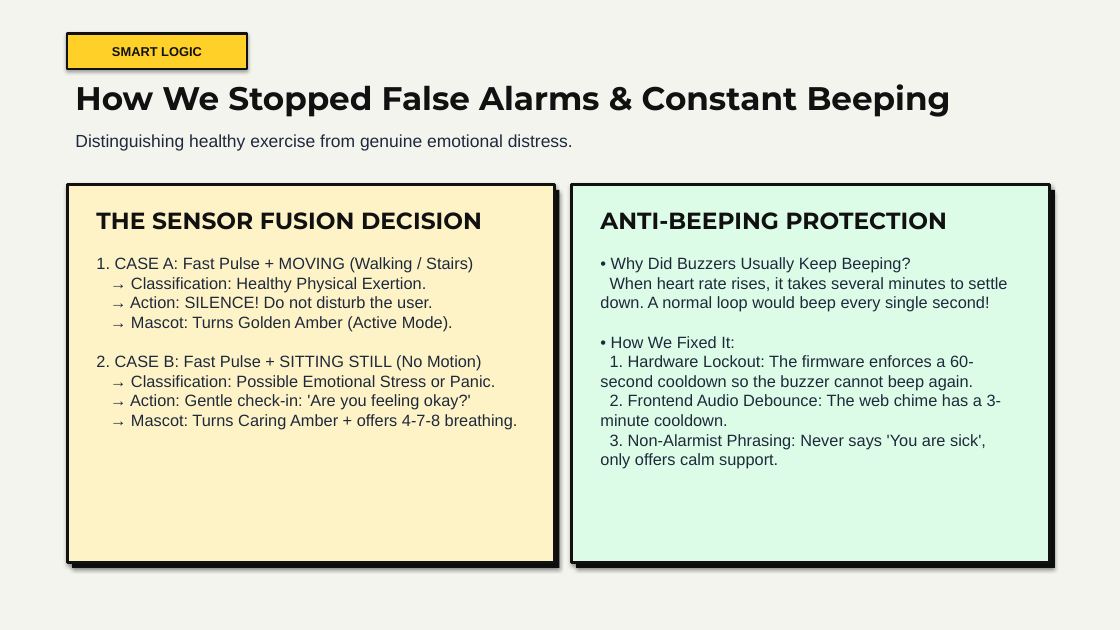
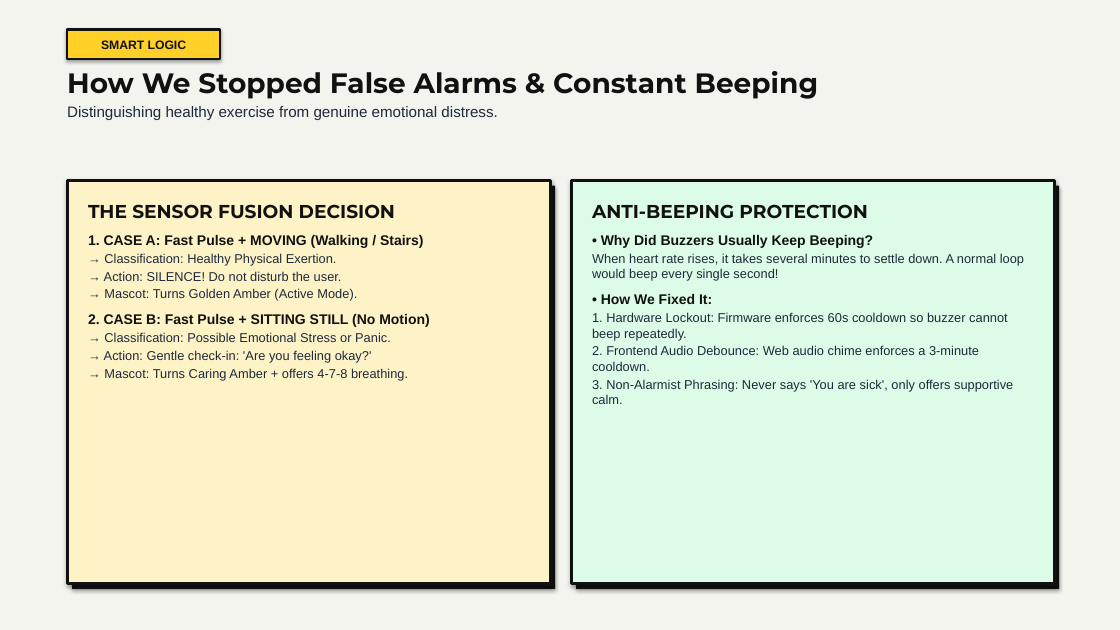
Before and after one commit to diya-1720/CaPsToNe, a slide deck: slide 6 of AWEN_Final_Presentation_AF52.pptx. Drawn at 1120x630 pixels with LibreOffice and Linux fonts; fonts in the diff are those of the drawing. Boxes give left, top, right and bottom in pixels: in the first picture for what was removed or moved away, otherwise in the second. Text is boxed around its words. In the diff, an @@ line names an element or a change of style, - is before the commit and + after.

Commit message:
feat(presentation): refine neo-brutalist slide deck layout and typography scaling
- Add responsive clamp sizing to HTML presentation slides for uniform scaling across displays
- Update python-pptx presentation generation with improved margins and bullet spacing
- Rebuild AWEN_Final_Presentation_AF52.pptx with polished layout and updated stats

```diff
--- a/AWEN_Final_Presentation_AF52.pptx
+++ b/AWEN_Final_Presentation_AF52.pptx
@@ rectangle "SMART LOGIC": place and size @@
-rectangle "SMART LOGIC" at <box>67,34,247,69</box>
+rectangle "SMART LOGIC" at <box>67,29,220,59</box>
@@ rectangle "SMART LOGIC" at <box>67,29,220,59</box>: size 11 to 10.5 pt @@
@@ text at <box>67,71,819,99</box>: size 28 to 24 pt in "How We Stopped False Alarms & Constant ..." @@
@@ text "How We Stopped False Alarms ...": place and size @@
-text "How We Stopped False Alarms ..." at <box>75,84,951,117</box>
+text "How We Stopped False Alarms ..." at <box>67,71,819,120</box>
@@ text at <box>67,106,497,120</box>: paragraph added @@
+Distinguishing healthy exercise from genuine emotional distress.
@@ text removed at <box>75,134,573,151</box> @@
-Distinguishing healthy exercise from genuine emotional distress.
@@ rectangle: place and size @@
-rectangle at <box>72,190,560,568</box>
+rectangle at <box>67,181,550,584</box>
@@ rectangle at <box>67,181,550,584</box>: fill #111111 to #FEF3C7; outline none to #111111 2.5 pt @@
@@ rectangle: place and size @@
-rectangle at <box>67,185,555,563</box>
+rectangle at <box>72,186,555,589</box>
@@ rectangle at <box>72,186,555,589</box>: fill #FEF3C7 to #111111; outline #111111 2.5 pt to none @@
@@ text at <box>88,204,395,219</box>: size 20 to 16 pt in "THE SENSOR FUSION DECISION" @@
@@ rectangle: place and size @@
-rectangle at <box>576,190,1055,568</box>
+rectangle at <box>571,181,1054,584</box>
@@ rectangle at <box>571,181,1054,584</box>: fill #111111 to #DCFCE7; outline none to #111111 2.5 pt @@
@@ rectangle: place and size @@
-rectangle at <box>571,185,1050,563</box>
+rectangle at <box>576,186,1060,589</box>
@@ rectangle at <box>576,186,1060,589</box>: fill #DCFCE7 to #111111; outline #111111 2.5 pt to none @@
@@ text at <box>592,204,868,219</box>: size 20 to 16 pt in "ANTI-BEEPING PROTECTION" @@
@@ text at <box>88,235,429,381</box>: text changed; size 14 to 11 pt @@
-1. CASE A: Fast Pulse + MOVING (Walking / Stairs)
-→ Classification: Healthy Physical Exertion.
-→ Action: SILENCE! Do not disturb the user.
-→ Mascot: Turns Golden Amber (Active Mode).
-2. CASE B: Fast Pulse + SITTING STILL (No Motion)
-→ Classification: Possible Emotional Stress or Panic.
-→ Action: Gentle check-in: 'Are you feeling okay?'
-→ Mascot: Turns Caring Amber + offers 4-7-8 breathing.
+1. CASE A: Fast Pulse + MOVING (Walking / Stairs)
+→ Classification: Healthy Physical Exertion.
+→ Action: SILENCE! Do not disturb the user.
+→ Mascot: Turns Golden Amber (Active Mode).
+2. CASE B: Fast Pulse + SITTING STILL (No Motion)
+→ Classification: Possible Emotional Stress or Panic.
+→ Action: Gentle check-in: 'Are you feeling okay?'
+→ Mascot: Turns Caring Amber + offers 4-7-8 breathing.
@@ text at <box>592,235,1024,404</box>: text changed; size 14 to 11 pt @@
-• Why Did Buzzers Usually Keep Beeping?
-When heart rate rises, it takes several minutes to settle down. A normal loop would beep every single second!
-• How We Fixed It:
-1. Hardware Lockout: The firmware enforces a 60-second cooldown so the buzzer cannot beep again.
-2. Frontend Audio Debounce: The web chime has a 3-minute cooldown.
-3. Non-Alarmist Phrasing: Never says 'You are sick', only offers calm support.
+• Why Did Buzzers Usually Keep Beeping?
+When heart rate rises, it takes several minutes to settle down. A normal loop would beep every single second!
+• How We Fixed It:
+1. Hardware Lockout: Firmware enforces 60s cooldown so buzzer cannot beep repeatedly.
+2. Frontend Audio Debounce: Web audio chime enforces a 3-minute cooldown.
+3. Non-Alarmist Phrasing: Never says 'You are sick', only offers supportive calm.
```
Also in this commit, not shown: 13 other slides changed, 2 other files.
